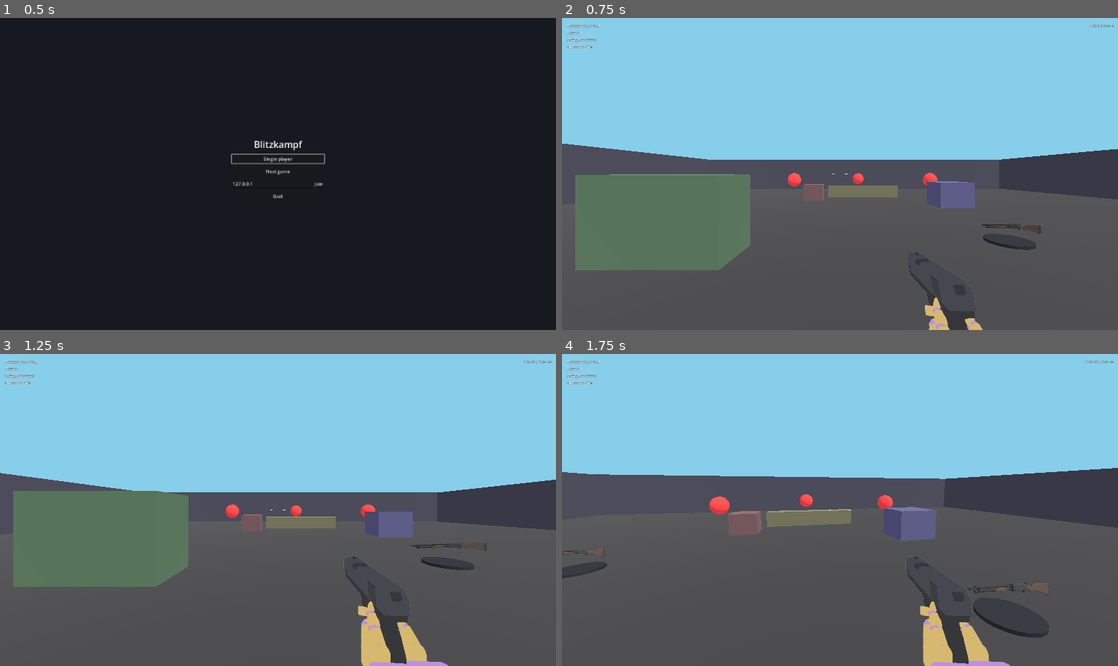
Above: before the commit, frames 1-4 (two rows, left to right).
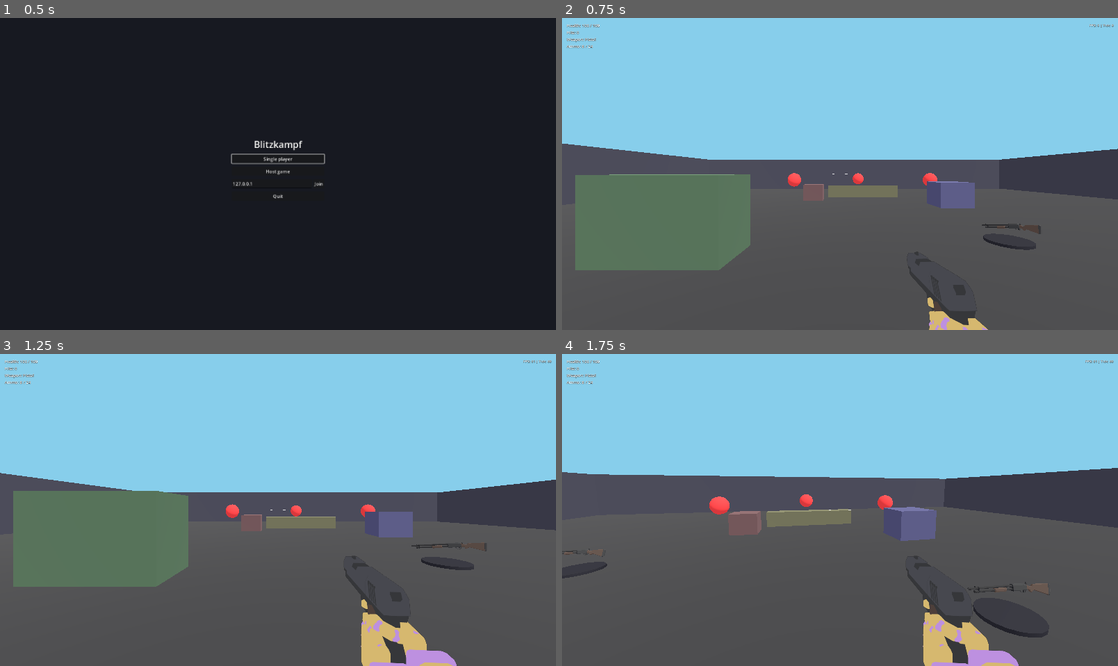
Above: after the commit, the same moments.

Repository: QuisVenator/blitzkampf-godot
Game: Godot game, scene res://scenes/ui/main_menu.tscn
Same seed, same stepped clock (60 frames per second), same inputs: the game is played once before the commit and once after it.
Inputs (mouse positions are in pixels of both pictures, inside the frame that each line leads up to):
- Up to frame 1 (0.5 s): no input
- Up to frame 2 (0.75 s): click "Single player" at 0.5 s
- Up to frame 3 (1.25 s): no input
- Up to frame 4 (1.75 s): move the mouse to (867, 510) at 1.27 s; hold W (move_forward) from 1.28 s (still down); right-click (867, 510) at 1.35 s; tap Space (jump) at 1.52 s

Frame 1 is identical in both runs. In frame 2, 0.3% of the frame differs, in the area x 62-77%, y 74-100%; in frame 3, 0.9%, in the area x 61-83%, y 64-100%; in frame 4, 0.9%.

Commit message:
Viewmodel viewport: own MSAA and a clear-background environment copy (fixes jagged edges and the sky-coloured halo)

Diff:
--- /dev/null
+++ b/resources/player/arms_right.tres
@@ -0,0 +1,6 @@
+[gd_resource type="Resource" script_class="ArmsPose" format=3 uid="uid://cshs4jtjw1m1f"]
+
+[ext_resource type="Script" path="res://scripts/player/arms_pose.gd" id="1_pose"]
+
+[resource]
+script = ExtResource("1_pose")
--- a/scenes/player/viewmodel_view.tscn
+++ b/scenes/player/viewmodel_view.tscn
@@ -15,6 +15,7 @@
 
 [node name="SubViewport" type="SubViewport" parent="."]
 transparent_bg = true
+msaa_3d = 2
 handle_input_locally = false
 size = Vector2i(1152, 648)
 render_target_update_mode = 4
--- a/scenes/weapons/pistol_viewmodel.tscn
+++ b/scenes/weapons/pistol_viewmodel.tscn
@@ -1,123 +1,122 @@
-[gd_scene format=3]
+[gd_scene format=3 uid="uid://dsydby5ai5q05"]
 
-[ext_resource type="Script" path="res://scripts/weapons/weapon_viewmodel.gd" id="1_script"]
-[ext_resource type="PackedScene" path="res://scenes/weapons/pistol_model.tscn" id="2_gun"]
-[ext_resource type="PackedScene" path="res://assets/models/viewmodel/hands.glb" id="3_hands"]
-[ext_resource type="AnimationLibrary" path="res://scenes/weapons/pistol_viewmodel_animations.tres" id="4_animations"]
-[ext_resource type="Script" path="res://scripts/weapons/editor_only.gd" id="5_editor_only"]
+[ext_resource type="Script" uid="uid://oxfjk724wbbn" path="res://scripts/weapons/weapon_viewmodel.gd" id="1_script"]
+[ext_resource type="PackedScene" uid="uid://cx62wuvphn0m3" path="res://scenes/weapons/pistol_model.tscn" id="2_gun"]
+[ext_resource type="PackedScene" uid="uid://cy2bvhj2gfb0x" path="res://assets/models/viewmodel/hands.glb" id="3_hands"]
+[ext_resource type="AnimationLibrary" uid="uid://dku46sdgf8gjs" path="res://scenes/weapons/pistol_viewmodel_animations.tres" id="4_animations"]
+[ext_resource type="Script" uid="uid://tkns0urk063d" path="res://scripts/weapons/editor_only.gd" id="5_editor_only"]
 
-[node name="PistolViewmodel" type="Node3D" node_paths=PackedStringArray("support_hand")]
+[node name="PistolViewmodel" type="Node3D" unique_id=797539538 node_paths=PackedStringArray("support_hand")]
 script = ExtResource("1_script")
 support_hand = NodePath("Rig/Hands/hand_L")
 
-[node name="Rig" type="Node3D" parent="."]
+[node name="Rig" type="Node3D" parent="." unique_id=268652088]
 
-[node name="Gun" parent="Rig" instance=ExtResource("2_gun")]
+[node name="Gun" parent="Rig" unique_id=774408108 instance=ExtResource("2_gun")]
 
-[node name="Hands" parent="Rig" instance=ExtResource("3_hands")]
+[node name="Hands" parent="Rig" unique_id=1256990102 instance=ExtResource("3_hands")]
 
-[node name="hand_R" parent="Rig/Hands" index="1"]
-transform = Transform3D(-4.371139e-08, 1, 0, -1, -4.371139e-08, 0, 0, 0, 1, 0.03, -0.025, 0.07)
+[node name="hand_L" parent="Rig/Hands" index="0" unique_id=1891315724]
+transform = Transform3D(-4.371139e-08, -1, 0, 1, -4.371139e-08, 0, 0, 0, 1, -0.03, -0.03003385, 0.07)
 
-[node name="index_01_R" parent="Rig/Hands/hand_R" index="2"]
+[node name="index_01_L" parent="Rig/Hands/hand_L" index="2" unique_id=1025193957]
+transform = Transform3D(1, 0, 0, 0, 0.49999997, 0.86602545, 0, -0.86602545, 0.49999997, 0.0375, 0, -0.094)
+
+[node name="index_02_L" parent="Rig/Hands/hand_L/index_01_L" index="2" unique_id=981943441]
+transform = Transform3D(1, 0, 0, 0, 0.34202015, 0.9396926, 0, -0.9396926, 0.34202015, 0, 0, -0.040000007)
+
+[node name="index_03_L" parent="Rig/Hands/hand_L/index_01_L/index_02_L" index="2" unique_id=1998266059]
+transform = Transform3D(1, 0, 0, 0, 0.64278764, 0.76604444, 0, -0.76604444, 0.64278764, 0, 0, -0.025000006)
+
+[node name="middle_01_L" parent="Rig/Hands/hand_L" index="3" unique_id=476275344]
+transform = Transform3D(1, 0, 0, 0, 0.34202015, 0.9396926, 0, -0.9396926, 0.34202015, 0.0125, 0, -0.094)
+
+[node name="middle_02_L" parent="Rig/Hands/hand_L/middle_01_L" index="2" unique_id=1257208806]
+transform = Transform3D(1, 0, 0, 0, 0.17364822, 0.9848077, 0, -0.9848077, 0.17364822, 0, 0, -0.045)
+
+[node name="middle_03_L" parent="Rig/Hands/hand_L/middle_01_L/middle_02_L" index="2" unique_id=1389581052]
+transform = Transform3D(1, 0, 0, 0, 0.49999997, 0.86602545, 0, -0.86602545, 0.49999997, 0, 0, -0.027999997)
+
+[node name="pinky_01_L" parent="Rig/Hands/hand_L" index="5" unique_id=517787263]
+transform = Transform3D(1, 0, 0, 0, 0.34202015, 0.9396926, 0, -0.9396926, 0.34202015, -0.0375, 0, -0.094)
+
+[node name="pinky_02_L" parent="Rig/Hands/hand_L/pinky_01_L" index="2" unique_id=295940368]
+transform = Transform3D(1, 0, 0, 0, 0.17364822, 0.9848077, 0, -0.9848077, 0.17364822, 0, 0, -0.032000005)
+
+[node name="pinky_03_L" parent="Rig/Hands/hand_L/pinky_01_L/pinky_02_L" index="2" unique_id=235122833]
+transform = Transform3D(1, 0, 0, 0, 0.49999997, 0.86602545, 0, -0.86602545, 0.49999997, 0, 0, -0.020999998)
+
+[node name="ring_01_L" parent="Rig/Hands/hand_L" index="6" unique_id=1970027006]
+transform = Transform3D(1, 0, 0, 0, 0.34202015, 0.9396926, 0, -0.9396926, 0.34202015, -0.0125, 0, -0.094)
+
+[node name="ring_02_L" parent="Rig/Hands/hand_L/ring_01_L" index="2" unique_id=2089561921]
+transform = Transform3D(1, 0, 0, 0, 0.17364822, 0.9848077, 0, -0.9848077, 0.17364822, 0, 0, -0.040999994)
+
+[node name="ring_03_L" parent="Rig/Hands/hand_L/ring_01_L/ring_02_L" index="2" unique_id=24375102]
+transform = Transform3D(1, 0, 0, 0, 0.49999997, 0.86602545, 0, -0.86602545, 0.49999997, 0, 0, -0.025999993)
+
+[node name="thumb_01_L" parent="Rig/Hands/hand_L" index="7" unique_id=71988619]
+transform = Transform3D(0.89415425, 0, -0.44775906, 0, 1, 0, 0.44775906, 0, 0.89415425, 0.036, 0, -0.02)
+
+[node name="thumb_02_L" parent="Rig/Hands/hand_L/thumb_01_L" index="2" unique_id=7828146]
+transform = Transform3D(0.8910065, -0.078834616, 0.44709334, 0, 0.98480767, 0.17364816, -0.45399052, -0.15472165, 0.8774701, 0, 0, -0.033999998)
+
+[node name="thumb_03_L" parent="Rig/Hands/hand_L/thumb_01_L/thumb_02_L" index="2" unique_id=1402770023]
+transform = Transform3D(0.9945219, -0.022802176, -0.10201107, 0, 0.9759167, -0.21814322, 0.104528464, 0.21694821, 0.9705705, 0, 0, -0.028)
+
+[node name="hand_R" parent="Rig/Hands" index="1" unique_id=1524430133]
+transform = Transform3D(-4.371139e-08, 1, 0, -1, -4.371139e-08, 0, 0, 0, 1, 0.03, -0.006380366, 0.07)
+
+[node name="index_01_R" parent="Rig/Hands/hand_R" index="2" unique_id=1764240116]
 transform = Transform3D(1, 0, 0, 0, 0.90630776, 0.42261827, 0, -0.42261827, 0.90630776, -0.0375, 0, -0.094)
 
-[node name="index_02_R" parent="Rig/Hands/hand_R/index_01_R" index="2"]
-transform = Transform3D(1, 0, 0, 0, 0.8660254, 0.5, 0, -0.5, 0.8660254, 0, 0, -0.040000007)
+[node name="index_02_R" parent="Rig/Hands/hand_R/index_01_R" index="2" unique_id=906007077]
+transform = Transform3D(1, 0, 0, 0, 0.99254614, 0.12186935, 0, -0.12186935, 0.99254614, 0, 0, -0.040000007)
 
-[node name="index_03_R" parent="Rig/Hands/hand_R/index_01_R/index_02_R" index="2"]
-transform = Transform3D(1, 0, 0, 0, 0.9396926, 0.34202012, 0, -0.34202012, 0.9396926, 0, 0, -0.025000006)
+[node name="index_03_R" parent="Rig/Hands/hand_R/index_01_R/index_02_R" index="2" unique_id=1031183306]
+transform = Transform3D(1, 0, 0, 0, 0.0052359616, 0.99998623, 0, -0.99998623, 0.0052359616, 0, 0, -0.025000006)
 
-[node name="middle_01_R" parent="Rig/Hands/hand_R" index="3"]
+[node name="middle_01_R" parent="Rig/Hands/hand_R" index="3" unique_id=221065301]
 transform = Transform3D(1, 0, 0, 0, 0.34202015, 0.9396926, 0, -0.9396926, 0.34202015, -0.0125, 0, -0.094)
 
-[node name="middle_02_R" parent="Rig/Hands/hand_R/middle_01_R" index="2"]
+[node name="middle_02_R" parent="Rig/Hands/hand_R/middle_01_R" index="2" unique_id=1815331137]
 transform = Transform3D(1, 0, 0, 0, 0.17364822, 0.9848077, 0, -0.9848077, 0.17364822, 0, 0, -0.045)
 
-[node name="middle_03_R" parent="Rig/Hands/hand_R/middle_01_R/middle_02_R" index="2"]
+[node name="middle_03_R" parent="Rig/Hands/hand_R/middle_01_R/middle_02_R" index="2" unique_id=1138831053]
 transform = Transform3D(1, 0, 0, 0, 0.49999997, 0.86602545, 0, -0.86602545, 0.49999997, 0, 0, -0.027999997)
 
-[node name="ring_01_R" parent="Rig/Hands/hand_R" index="6"]
+[node name="pinky_01_R" parent="Rig/Hands/hand_R" index="5" unique_id=1942748825]
+transform = Transform3D(1, 0, 0, 0, 0.34202015, 0.9396926, 0, -0.9396926, 0.34202015, 0.0375, 0, -0.094)
+
+[node name="pinky_02_R" parent="Rig/Hands/hand_R/pinky_01_R" index="2" unique_id=331383672]
+transform = Transform3D(1, 0, 0, 0, 0.17364822, 0.9848077, 0, -0.9848077, 0.17364822, 0, 0, -0.032000005)
+
+[node name="pinky_03_R" parent="Rig/Hands/hand_R/pinky_01_R/pinky_02_R" index="2" unique_id=1157365486]
+transform = Transform3D(1, 0, 0, 0, 0.49999997, 0.86602545, 0, -0.86602545, 0.49999997, 0, 0, -0.020999998)
+
+[node name="ring_01_R" parent="Rig/Hands/hand_R" index="6" unique_id=228284122]
 transform = Transform3D(1, 0, 0, 0, 0.34202015, 0.9396926, 0, -0.9396926, 0.34202015, 0.0125, 0, -0.094)
 
-[node name="ring_02_R" parent="Rig/Hands/hand_R/ring_01_R" index="2"]
+[node name="ring_02_R" parent="Rig/Hands/hand_R/ring_01_R" index="2" unique_id=794291398]
 transform = Transform3D(1, 0, 0, 0, 0.17364822, 0.9848077, 0, -0.9848077, 0.17364822, 0, 0, -0.040999994)
 
-[node name="ring_03_R" parent="Rig/Hands/hand_R/ring_01_R/ring_02_R" index="2"]
+[node name="ring_03_R" parent="Rig/Hands/hand_R/ring_01_R/ring_02_R" index="2" unique_id=1147441492]
 transform = Transform3D(1, 0, 0, 0, 0.49999997, 0.86602545, 0, -0.86602545, 0.49999997, 0, 0, -0.025999993)
 
-[node name="pinky_01_R" parent="Rig/Hands/hand_R" index="5"]
-transform = Transform3D(1, 0, 0, 0, 0.34202015, 0.9396926, 0, -0.9396926, 0.34202015, 0.0375, 0, -0.094)
+[node name="thumb_01_R" parent="Rig/Hands/hand_R" index="7" unique_id=807711374]
+transform = Transform3D(-0.28568834, -0.9559881, 0.06684924, 0, 0.0697565, 0.9975641, -0.9583226, 0.2849924, -0.019928621, -0.036, 0, -0.02)
 
-[node name="pinky_02_R" parent="Rig/Hands/hand_R/pinky_01_R" index="2"]
-transform = Transform3D(1, 0, 0, 0, 0.17364822, 0.9848077, 0, -0.9848077, 0.17364822, 0, 0, -0.032000005)
+[node name="thumb_02_R" parent="Rig/Hands/hand_R/thumb_01_R" index="2" unique_id=392598846]
+transform = Transform3D(0.82609826, -0.039309584, -0.5621533, 0, 0.997564, -0.06975646, 0.56352603, 0.057625696, 0.8240859, 0, 0, -0.033999998)
 
-[node name="pinky_03_R" parent="Rig/Hands/hand_R/pinky_01_R/pinky_02_R" index="2"]
-transform = Transform3D(1, 0, 0, 0, 0.49999997, 0.86602545, 0, -0.86602545, 0.49999997, 0, 0, -0.020999998)
+[node name="thumb_03_R" parent="Rig/Hands/hand_R/thumb_01_R/thumb_02_R" index="2" unique_id=1068995988]
+transform = Transform3D(0.6984153, 0.12427874, -0.7048197, 0, 0.98480767, 0.17364816, 0.71569276, -0.12127853, 0.6878047, 0, 0, -0.028)
 
-[node name="thumb_01_R" parent="Rig/Hands/hand_R" index="7"]
-transform = Transform3D(0.7880108, -0.1069085, 0.6063082, 0, 0.9848077, 0.17364818, -0.6156615, -0.13683663, 0.7760391, -0.036, 0, -0.02)
+[node name="AnimationPlayer" type="AnimationPlayer" parent="." unique_id=309355210]
+libraries/ = ExtResource("4_animations")
 
-[node name="thumb_02_R" parent="Rig/Hands/hand_R/thumb_01_R" index="2"]
-transform = Transform3D(1, 0, 0, 0, 0.9396926, 0.34202012, 0, -0.34202012, 0.9396926, 0, 0, -0.033999998)
-
-[node name="thumb_03_R" parent="Rig/Hands/hand_R/thumb_01_R/thumb_02_R" index="2"]
-transform = Transform3D(1, 0, 0, 0, 0.9848077, 0.17364818, 0, -0.17364818, 0.9848077, 0, 0, -0.028)
-
-[node name="hand_L" parent="Rig/Hands" index="0"]
-transform = Transform3D(-4.371139e-08, -1, 0, 1, -4.371139e-08, 0, 0, 0, 1, -0.03, -0.03, 0.07)
-
-[node name="index_01_L" parent="Rig/Hands/hand_L" index="2"]
-transform = Transform3D(1, 0, 0, 0, 0.49999997, 0.86602545, 0, -0.86602545, 0.49999997, 0.0375, 0, -0.094)
-
-[node name="index_02_L" parent="Rig/Hands/hand_L/index_01_L" index="2"]
-transform = Transform3D(1, 0, 0, 0, 0.34202015, 0.9396926, 0, -0.9396926, 0.34202015, 0, 0, -0.040000007)
-
-[node name="index_03_L" parent="Rig/Hands/hand_L/index_01_L/index_02_L" index="2"]
-transform = Transform3D(1, 0, 0, 0, 0.64278764, 0.76604444, 0, -0.76604444, 0.64278764, 0, 0, -0.025000006)
-
-[node name="middle_01_L" parent="Rig/Hands/hand_L" index="3"]
-transform = Transform3D(1, 0, 0, 0, 0.34202015, 0.9396926, 0, -0.9396926, 0.34202015, 0.0125, 0, -0.094)
-
-[node name="middle_02_L" parent="Rig/Hands/hand_L/middle_01_L" index="2"]
-transform = Transform3D(1, 0, 0, 0, 0.17364822, 0.9848077, 0, -0.9848077, 0.17364822, 0, 0, -0.045)
-
-[node name="middle_03_L" parent="Rig/Hands/hand_L/middle_01_L/middle_02_L" index="2"]
-transform = Transform3D(1, 0, 0, 0, 0.49999997, 0.86602545, 0, -0.86602545, 0.49999997, 0, 0, -0.027999997)
-
-[node name="ring_01_L" parent="Rig/Hands/hand_L" index="6"]
-transform = Transform3D(1, 0, 0, 0, 0.34202015, 0.9396926, 0, -0.9396926, 0.34202015, -0.0125, 0, -0.094)
-
-[node name="ring_02_L" parent="Rig/Hands/hand_L/ring_01_L" index="2"]
-transform = Transform3D(1, 0, 0, 0, 0.17364822, 0.9848077, 0, -0.9848077, 0.17364822, 0, 0, -0.040999994)
-
-[node name="ring_03_L" parent="Rig/Hands/hand_L/ring_01_L/ring_02_L" index="2"]
-transform = Transform3D(1, 0, 0, 0, 0.49999997, 0.86602545, 0, -0.86602545, 0.49999997, 0, 0, -0.025999993)
-
-[node name="pinky_01_L" parent="Rig/Hands/hand_L" index="5"]
-transform = Transform3D(1, 0, 0, 0, 0.34202015, 0.9396926, 0, -0.9396926, 0.34202015, -0.0375, 0, -0.094)
-
-[node name="pinky_02_L" parent="Rig/Hands/hand_L/pinky_01_L" index="2"]
-transform = Transform3D(1, 0, 0, 0, 0.17364822, 0.9848077, 0, -0.9848077, 0.17364822, 0, 0, -0.032000005)
-
-[node name="pinky_03_L" parent="Rig/Hands/hand_L/pinky_01_L/pinky_02_L" index="2"]
-transform = Transform3D(1, 0, 0, 0, 0.49999997, 0.86602545, 0, -0.86602545, 0.49999997, 0, 0, -0.020999998)
-
-[node name="thumb_01_L" parent="Rig/Hands/hand_L" index="7"]
-transform = Transform3D(0.7880108, 0, -0.6156615, 0, 1, 0, 0.6156615, 0, 0.7880108, 0.036, 0, -0.02)
-
-[node name="thumb_02_L" parent="Rig/Hands/hand_L/thumb_01_L" index="2"]
-transform = Transform3D(1, 0, 0, 0, 0.9848077, 0.17364818, 0, -0.17364818, 0.9848077, 0, 0, -0.033999998)
-
-[node name="thumb_03_L" parent="Rig/Hands/hand_L/thumb_01_L/thumb_02_L" index="2"]
-transform = Transform3D(1, 0, 0, 0, 0.9848077, 0.17364818, 0, -0.17364818, 0.9848077, 0, 0, -0.028)
-
-[node name="AnimationPlayer" type="AnimationPlayer" parent="."]
-libraries = {&"": ExtResource("4_animations")}
-
-[node name="PreviewCamera" type="Camera3D" parent="."]
+[node name="PreviewCamera" type="Camera3D" parent="." unique_id=1410238835]
 transform = Transform3D(0.9980267, 0, -0.062790565, 0, 1, 0, 0.062790565, 0, 0.9980267, -0.24593791, 0.26, 0.4053573)
 script = ExtResource("5_editor_only")
-near = 0.05
 
 [editable path="Rig/Hands"]
--- a/scenes/weapons/pistol_viewmodel_animations.tres
+++ b/scenes/weapons/pistol_viewmodel_animations.tres
@@ -1,4 +1,4 @@
-[gd_resource type="AnimationLibrary" format=3]
+[gd_resource type="AnimationLibrary" format=3 uid="uid://dku46sdgf8gjs"]
 
 [sub_resource type="Animation" id="Animation_4vpoo"]
 length = 0.3
--- a/scenes/weapons/shotgun_viewmodel_animations.tres
+++ b/scenes/weapons/shotgun_viewmodel_animations.tres
@@ -1,4 +1,4 @@
-[gd_resource type="AnimationLibrary" format=3]
+[gd_resource type="AnimationLibrary" format=3 uid="uid://ci6qsa5t63y22"]
 
 [sub_resource type="Animation" id="Animation_qwda6"]
 length = 0.3
--- a/scenes/weapons/smg_viewmodel_animations.tres
+++ b/scenes/weapons/smg_viewmodel_animations.tres
@@ -1,4 +1,4 @@
-[gd_resource type="AnimationLibrary" format=3]
+[gd_resource type="AnimationLibrary" format=3 uid="uid://caeqc4ngsxnhp"]
 
 [sub_resource type="Animation" id="Animation_myica"]
 length = 0.3
--- a/scripts/player/viewmodel_view.gd
+++ b/scripts/player/viewmodel_view.gd
@@ -30,6 +30,20 @@
 func _process(_delta: float) -> void:
 	if world_camera:
 		camera.global_transform = world_camera.global_transform
+		if camera.environment == null:
+			_copy_environment()
+
+
+## The viewmodel is lit like the world, but must not draw the world's background
+## (the sky colour would leak into the edge pixels as a halo): same environment with
+## a clear background, which the transparent viewport leaves empty.
+func _copy_environment() -> void:
+	var world_environment := world_camera.get_world_3d().environment
+	if world_environment == null:
+		return
+	var copy := world_environment.duplicate() as Environment
+	copy.background_mode = Environment.BG_CLEAR_COLOR
+	camera.environment = copy
 
 
 ## Puts `node` and everything visual below it on the viewmodel layer.
Not shown: 1 places in resources/weapons/pistol.tres that only renumber resources
Not shown: 2 places in resources/weapons/shotgun.tres that only renumber resources
Not shown: 2 places in resources/weapons/smg.tres that only renumber resources
Not shown, changed: AGENTS.md
